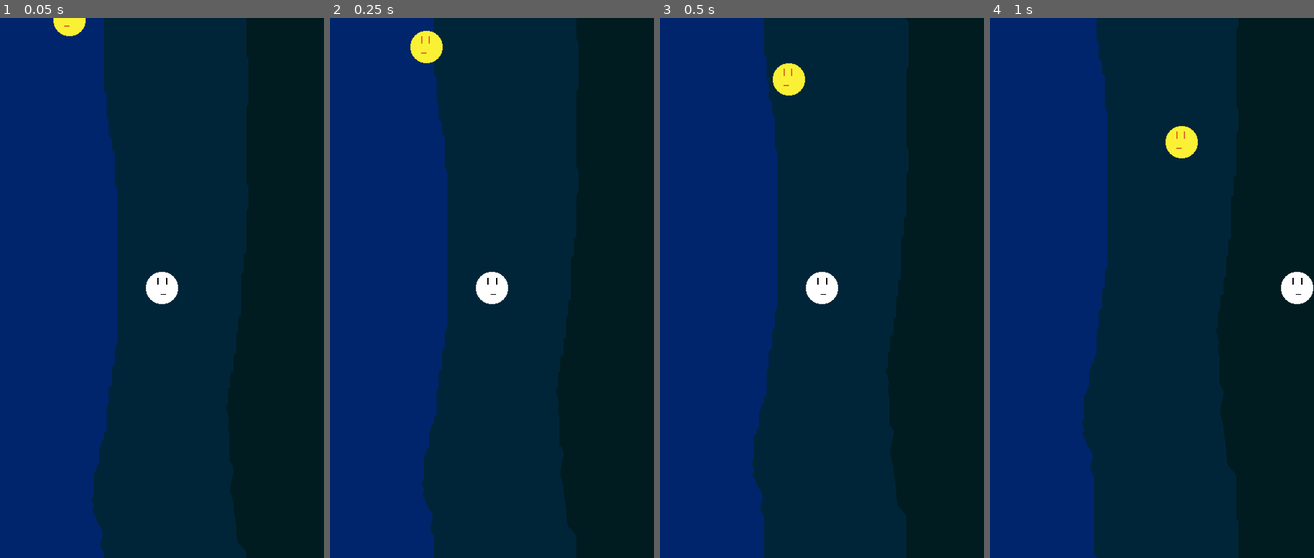
Above: before the commit, frames 1-4 (left to right).
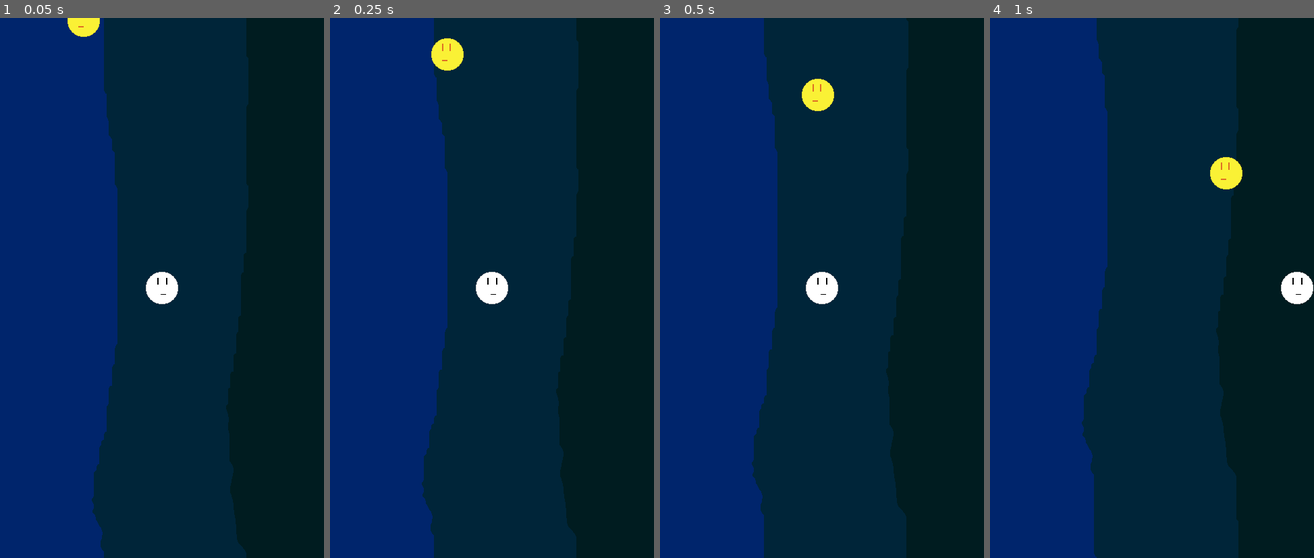
Above: after the commit, the same moments.

Repository: KaufmanDeveloper/gravity-flyer
Game: Godot game, scene res://maps/Test.tscn
The game is run twice, just before and just after one commit, with the same random seed, the same clock (stepped at 60 frames per second) and the same inputs.
Inputs:
- Up to frame 1 (0.05 s): no input
- Up to frame 2 (0.25 s): no input
- Up to frame 3 (0.5 s): no input
- Up to frame 4 (1 s): hold Right (ui_right) from 0.53 s (still down); tap X (swipe) at 0.6 s

The runs differ from the first frame. In frame 1, 0.3% of the frame differs, in the area x 16-31%, y 0-4%; in frame 2, 0.8%; in frame 3, 1.0%, in the area x 34-54%, y 8-18%; in frame 4, 1.0%.

Commit message:
feat: Variable sun impulse and initial position

Diff:
--- a/Gravity Flyer/enemies/Sun.gd
+++ b/Gravity Flyer/enemies/Sun.gd
@@ -5,13 +5,23 @@
 # var b = "textvar"
 const TYPE = "ENEMY"
 var offset = Vector2(0, 0)
-var impulse = Vector2(200, 200)
-var startingPosition = Vector2(100, 0)
+var impulseXArray = [-250, -200, -150, 150, 200, 250]
+var impulseYArray = [175, 200, 250]
+var impulseX = impulseXArray[randi() % impulseXArray.size()]
+var impulseY = impulseYArray[randi() % impulseYArray.size()]
+var impulse = Vector2(impulseX, impulseY)
 
 func _ready():
+	randomize()
+	var viewportWidth = get_viewport().get_visible_rect().size.x
+	var startingPositionArray = [viewportWidth / 4, viewportWidth / 2, viewportWidth / 1.5]
+	var startingPosition = startingPositionArray[randi() % startingPositionArray.size()]
+
 	$Animation.play("idle")
+
 	apply_movement()
-	position = startingPosition
+
+	position = Vector2(startingPosition, 0)
 
 func apply_movement():
 	apply_impulse(offset, impulse)
--- a/Gravity Flyer/enemies/Sun.tscn
+++ b/Gravity Flyer/enemies/Sun.tscn
@@ -32,14 +32,14 @@
 custom_solver_bias = 0.0
 radius = 25.0
 
-[node name="Sun" type="RigidBody2D"]
+[node name="Sun" type="RigidBody2D" index="0"]
 
 input_pickable = false
 collision_layer = 3
 collision_mask = 3
 mode = 0
 mass = 0.8
-friction = 0.2
+friction = 0.0
 bounce = 1.0
 gravity_scale = 0.0
 custom_integrator = false
--- a/Gravity Flyer/maps/Test.tscn
+++ b/Gravity Flyer/maps/Test.tscn
@@ -6,7 +6,7 @@
 [ext_resource path="res://environment/Wall.tres" type="TileSet" id=4]
 [ext_resource path="res://system/Spawner.tscn" type="PackedScene" id=5]
 
-[node name="Node" type="Node" index="0"]
+[node name="Node" type="Node"]
 
 [node name="ParallaxBackground" type="ParallaxBackground" parent="." index="0"]
 
